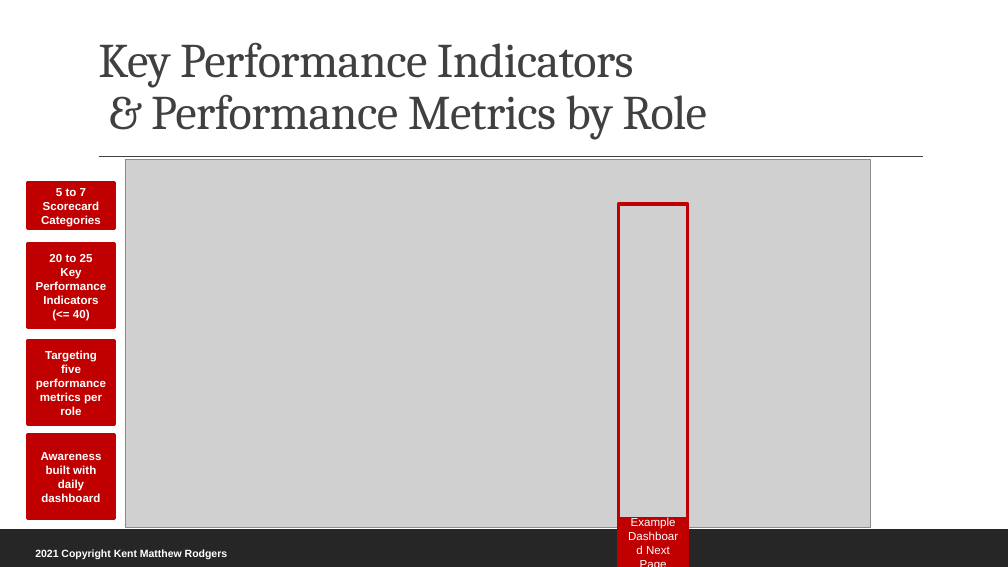
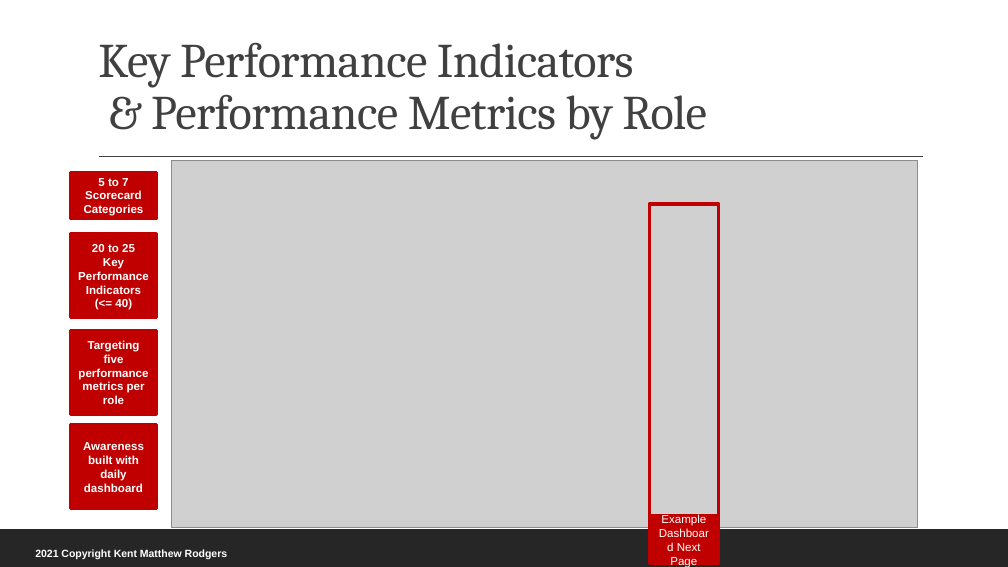
Before and after one commit to rodgerskent/package-delivery, a slide deck: slide 4 of 210112_PackageDelivery_Presentation.pptx. Drawn at 1008x567 pixels with LibreOffice and Linux fonts; fonts in the diff are those of the drawing; grey boxes stand for pictures. Boxes give left, top, right and bottom in pixels: in the first picture for what was removed or moved away, otherwise in the second. Text is boxed around its words. In the diff, an @@ line names an element or a change of style, - is before the commit and + after.

```diff
--- a/210112_PackageDelivery_Presentation.pptx
+++ b/210112_PackageDelivery_Presentation.pptx
@@ picture: place and size @@
-picture at (125, 160, 870, 527)
+picture at (172, 160, 917, 528)
@@ rectangle: place and size @@
-rectangle at (619, 204, 688, 526)
+rectangle at (650, 204, 719, 526)
@@ 4 rectangles: place and size @@
-4 rectangles at (28, 183, 114, 519)
+4 rectangles at (70, 172, 157, 509)
@@ rectangle "Example Dashboard Next Page": place and size @@
-rectangle "Example Dashboard Next Page" at (619, 519, 688, 566)
+rectangle "Example Dashboard Next Page" at (650, 516, 719, 563)
```
Also in this commit, not shown: 6 other slides changed, 1 slide added, 1 other file.
